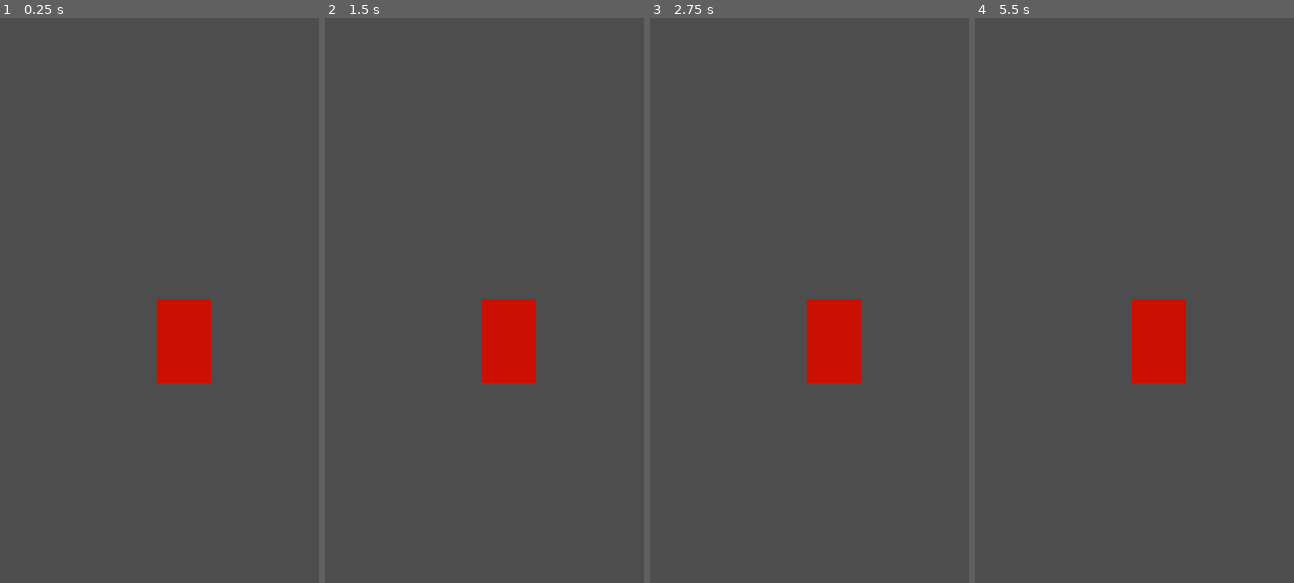
Above: before the commit, frames 1-4 (left to right).
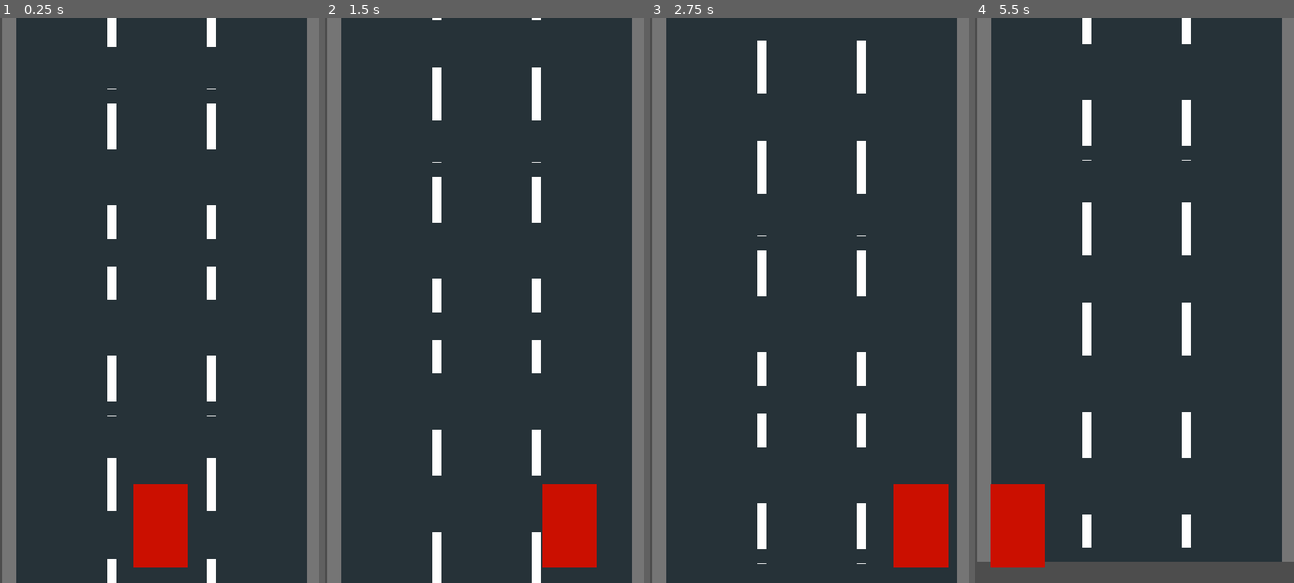
Above: after the commit, the same moments.

Repository: schadha2w/RoadMayhem
Game: Godot game, scene res://Scene/main.tscn
Two runs of this game, one before a commit and one after it. Both use one fixed random seed, a clock stepped at 60 frames per second and the inputs below. Before the commit the project has no main scene; this scene is started directly in both runs.
Inputs:
- Up to frame 1 (0.25 s): no input
- Up to frame 2 (1.5 s): hold Right (ui_right) 0.53-1.28 s; hold Left (ui_left) from 1.28 s (still down)
- Up to frame 3 (2.75 s): release Left (ui_left) at 2.03 s; hold Right (ui_right) from 2.03 s (still down)
- Up to frame 4 (5.5 s): release Right (ui_right) at 3.53 s; hold Left (ui_left) from 3.53 s (still down)

The runs differ from the first frame. In frame 1, 99% of the frame differs, in the area x 0-100%, y 0-100%; in frame 2, 99%; in frame 3, 99%; in frame 4, 96%.

Commit message:
added collision and regenerating road

Diff:
--- a/Scene/Player.tscn
+++ b/Scene/Player.tscn
@@ -1,21 +1,20 @@
-[gd_scene load_steps=2 format=3 uid="uid://d1mpswf3cyen4"]
+[gd_scene load_steps=3 format=3 uid="uid://d1mpswf3cyen4"]
+
+[ext_resource type="Script" path="res://Scene/player.gd" id="1_3te80"]
 
 [sub_resource type="RectangleShape2D" id="RectangleShape2D_a5gue"]
 size = Vector2(90, 141)
 
-[node name="Player" type="Node2D"]
+[node name="CharacterBody2D" type="CharacterBody2D"]
+script = ExtResource("1_3te80")
 
-[node name="CharacterBody2D" type="CharacterBody2D" parent="."]
-
-[node name="CollisionShape2D" type="CollisionShape2D" parent="CharacterBody2D"]
+[node name="CollisionShape2D" type="CollisionShape2D" parent="."]
 position = Vector2(41, 68.5)
 shape = SubResource("RectangleShape2D_a5gue")
 
-[node name="Camera2D" type="Camera2D" parent="CharacterBody2D"]
+[node name="Area2D" type="Area2D" parent="."]
 
-[node name="Area2D" type="Area2D" parent="CharacterBody2D"]
-
-[node name="ColorRect" type="ColorRect" parent="CharacterBody2D"]
+[node name="ColorRect" type="ColorRect" parent="."]
 offset_left = -6.0
 offset_top = -2.0
 offset_right = 87.0
--- a/Scene/main.tscn
+++ b/Scene/main.tscn
@@ -1,10 +1,49 @@
-[gd_scene load_steps=2 format=3 uid="uid://d1o5cmmtxhvu7"]
+[gd_scene load_steps=7 format=3 uid="uid://d1o5cmmtxhvu7"]
 
 [ext_resource type="PackedScene" uid="uid://d1mpswf3cyen4" path="res://Scene/Player.tscn" id="1_647k2"]
+[ext_resource type="Texture2D" uid="uid://kmvww403s6u6" path="res://Assets/road.png" id="1_blpgp"]
+[ext_resource type="Script" path="res://Scripts/camera.gd" id="2_beba1"]
+[ext_resource type="Texture2D" uid="uid://dpxg0tsgx42f3" path="res://Assets/Road 2.png" id="3_lbovs"]
+
+[sub_resource type="RectangleShape2D" id="RectangleShape2D_i3h08"]
+size = Vector2(24, 1920)
+
+[sub_resource type="RectangleShape2D" id="RectangleShape2D_rx7t1"]
+size = Vector2(24, 1920)
 
 [node name="Node2D" type="Node2D"]
 
 [node name="CharacterBody2D" type="CharacterBody2D" parent="."]
 
 [node name="Player" parent="." instance=ExtResource("1_647k2")]
-position = Vector2(171, 201)
+position = Vector2(-139, 160)
+
+[node name="Camera2D" type="Camera2D" parent="."]
+position = Vector2(-100, -154)
+script = ExtResource("2_beba1")
+
+[node name="ParallaxBackground" type="ParallaxBackground" parent="."]
+offset = Vector2(373, 600)
+transform = Transform2D(1, 0, 0, 1, 373, 600)
+
+[node name="ParallaxLayer" type="ParallaxLayer" parent="ParallaxBackground"]
+motion_mirroring = Vector2(0, 960)
+
+[node name="Road" type="Sprite2D" parent="ParallaxBackground/ParallaxLayer"]
+visible = false
+position = Vector2(102, 155)
+texture = ExtResource("1_blpgp")
+
+[node name="Road2" type="Sprite2D" parent="ParallaxBackground/ParallaxLayer"]
+position = Vector2(-470, -380)
+texture = ExtResource("3_lbovs")
+
+[node name="StaticBody2D" type="StaticBody2D" parent="."]
+
+[node name="CollisionShape2D2" type="CollisionShape2D" parent="StaticBody2D"]
+position = Vector2(162, 700)
+shape = SubResource("RectangleShape2D_i3h08")
+
+[node name="CollisionShape2D" type="CollisionShape2D" parent="StaticBody2D"]
+position = Vector2(-356, 700)
+shape = SubResource("RectangleShape2D_rx7t1")
--- /dev/null
+++ b/Scene/player.gd
@@ -0,0 +1,22 @@
+extends CharacterBody2D
+
+
+const SPEED = 300.0
+const JUMP_VELOCITY = -400.0
+
+
+func _physics_process(delta: float) -> void:
+	# Add the gravity.
+
+	# Handle jump.
+	velocity.y = -100.0
+
+	# Get the input direction and handle the movement/deceleration.
+	# As good practice, you should replace UI actions with custom gameplay actions.
+	var direction := Input.get_axis("ui_left", "ui_right")
+	if direction:
+		velocity.x = direction * SPEED
+	else:
+		velocity.x = move_toward(velocity.x, 0, SPEED)
+
+	move_and_slide()
--- /dev/null
+++ b/Scripts/camera.gd
@@ -0,0 +1,11 @@
+extends Camera2D
+
+
+# Called when the node enters the scene tree for the first time.
+func _ready() -> void:
+	pass # Replace with function body.
+
+
+# Called every frame. 'delta' is the elapsed time since the previous frame.
+func _process(delta: float) -> void:
+	global_position.y = get_node("/root/Node2D/Player").global_position.y - 314
--- a/project.godot
+++ b/project.godot
@@ -11,6 +11,7 @@
 [application]
 
 config/name="Road Mayhem"
+run/main_scene="res://Scene/main.tscn"
 config/features=PackedStringArray("4.3", "Forward Plus")
 config/icon="res://icon.svg"
 
Binary file added: Assets/Road 2.png
Not shown, added: Assets/Road 2.png.import
Binary file added: Assets/road.png
Not shown, added: Assets/road.png.import
Binary file added: Scripts/Road 2.png
Not shown, added: Scripts/Road 2.png.import
Not shown, changed: .DS_Store
